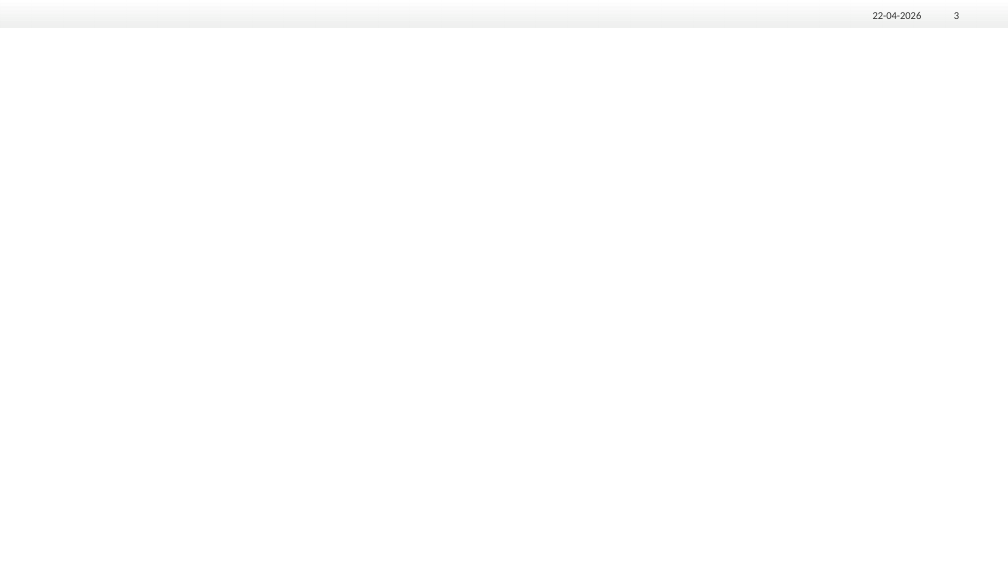
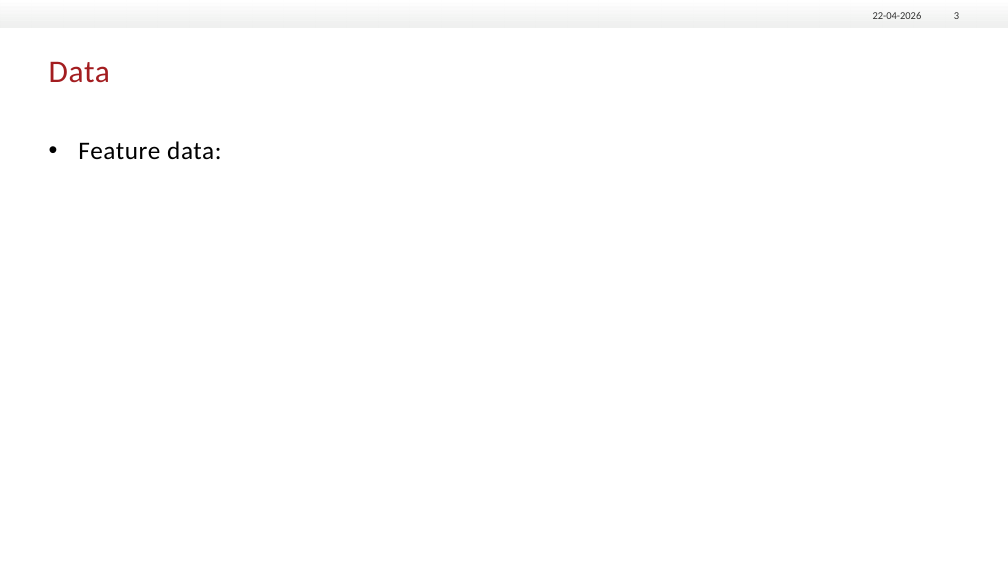
Before and after one commit to Dausekongen/Seminar, a slide deck: slide 3 of Præsentation3.pptx. Drawn at 1008x567 pixels with LibreOffice and Linux fonts; fonts in the diff are those of the drawing; background and template pictures are left out. Boxes give left, top, right and bottom in pixels: in the first picture for what was removed or moved away, otherwise in the second. Text is boxed around its words. In the diff, an @@ line names an element or a change of style, - is before the commit and + after.

```diff
--- a/Præsentation3.pptx
+++ b/Præsentation3.pptx
@@ title added at [49,61,110,83], 30 pt, text #A31D20 @@
+Data
@@ text added at [78,141,221,160], 24 pt, text #000000 @@
+• Feature data:
```
Also in this commit, not shown: 7 other files.
